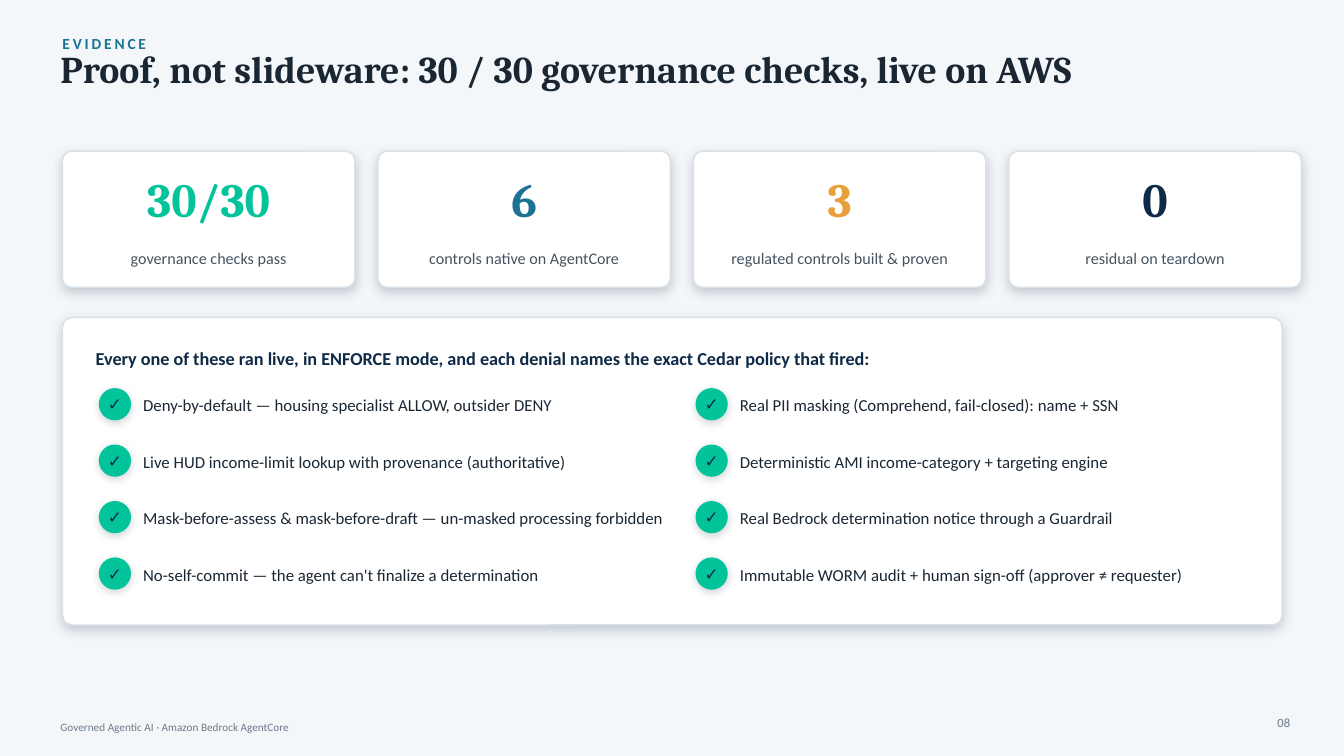
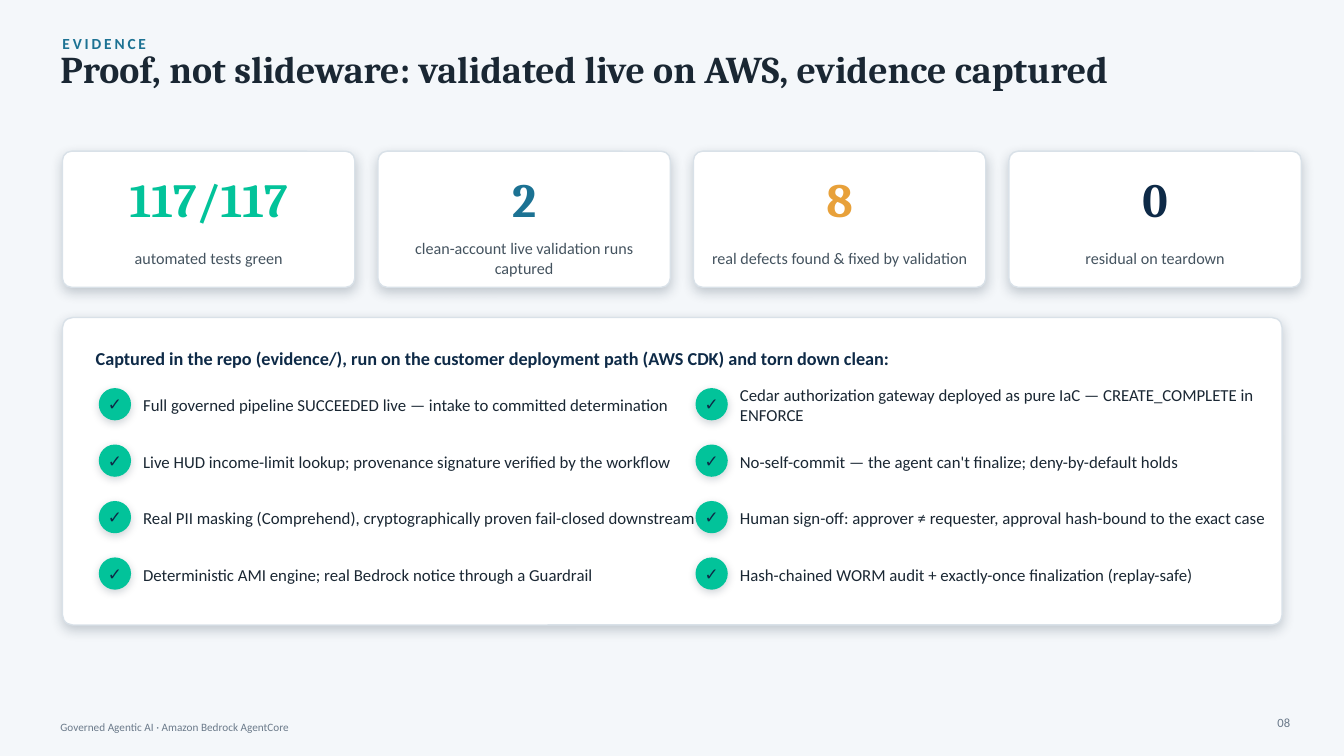
Before and after one commit to virtualryder/Housing_eligibility_agent, a slide deck: slide 8 of docs/Housing-AgentCore-Leadership.pptx. Drawn at 1344x756 pixels with LibreOffice and Linux fonts; fonts in the diff are those of the drawing. Boxes give left, top, right and bottom in pixels: in the first picture for what was removed or moved away, otherwise in the second. Text is boxed around its words. In the diff, an @@ line names an element or a change of style, - is before the commit and + after.

Commit message:
Docs + GTM refresh to GA-4-complete state; VALIDATED_RELEASE for v0.9.1-pilot-rc2
- README: 117 tests; new 'Validated evidence' section (live happy path, IaC gateway ENFORCE, fail-closed proofs, 8 live findings fixed)
- VALIDATED_RELEASE.md: rc2 release block + GA-4 clean-account validation table
- PRODUCTION-PLAN: A8 formal release DONE
- GTM: customer + leadership deck proof slides rebuilt on captured evidence; regulatory doc evidence rows updated; Depth-Evidence points to production validation evidence; decks/docx regenerated from generators

```diff
--- a/docs/Housing-AgentCore-Leadership.pptx
+++ b/docs/Housing-AgentCore-Leadership.pptx
@@ text at bbox=[60, 47, 1108, 91]: text changed @@
-Proof, not slideware: 30 / 30 governance checks, live on AWS
+Proof, not slideware: validated live on AWS, evidence captured
@@ text at bbox=[130, 184, 288, 224]: text changed @@
-30/30
+117/117
@@ text at bbox=[512, 184, 536, 217]: text changed @@
-6
+2
@@ text at bbox=[826, 184, 852, 218]: text changed @@
-3
+8
@@ text at bbox=[135, 253, 282, 267]: text changed @@
-governance checks pass
+automated tests green
@@ text at bbox=[415, 243, 633, 277]: text changed @@
-controls native on AgentCore
+clean-account live validation runs captured
@@ text at bbox=[712, 253, 967, 267]: text changed @@
-regulated controls built & proven
+real defects found & fixed by validation
@@ text at bbox=[96, 351, 889, 368]: text changed @@
-Every one of these ran live, in ENFORCE mode, and each denial names the exact Cedar policy that fired:
+Captured in the repo (evidence/), run on the customer deployment path (AWS CDK) and torn down clean:
@@ text at bbox=[740, 389, 1254, 421]: text changed @@
-Real PII masking (Comprehend, fail-closed): name + SSN
+Cedar authorization gateway deployed as pure IaC — CREATE_COMPLETE in ENFORCE
@@ text at bbox=[143, 399, 668, 414]: text changed @@
-Deny-by-default — housing specialist ALLOW, outsider DENY
+Full governed pipeline SUCCEEDED live — intake to committed determination
@@ text at bbox=[143, 456, 670, 471]: text changed @@
-Live HUD income-limit lookup with provenance (authoritative)
+Live HUD income-limit lookup; provenance signature verified by the workflow
@@ text at bbox=[740, 456, 1178, 471]: text changed @@
-Deterministic AMI income-category + targeting engine
+No-self-commit — the agent can't finalize; deny-by-default holds
@@ text at bbox=[143, 512, 695, 527]: text changed @@
-Mask-before-assess & mask-before-draft — un-masked processing forbidden
+Real PII masking (Comprehend), cryptographically proven fail-closed downstream
@@ text at bbox=[740, 512, 1265, 527]: text changed @@
-Real Bedrock determination notice through a Guardrail
+Human sign-off: approver ≠ requester, approval hash-bound to the exact case
@@ text at bbox=[143, 569, 592, 584]: text changed @@
-No-self-commit — the agent can't finalize a determination
+Deterministic AMI engine; real Bedrock notice through a Guardrail
@@ text at bbox=[740, 569, 1192, 584]: text changed @@
-Immutable WORM audit + human sign-off (approver ≠ requester)
+Hash-chained WORM audit + exactly-once finalization (replay-safe)
```
Also in this commit, not shown: 1 other slide changed, 10 other files.
